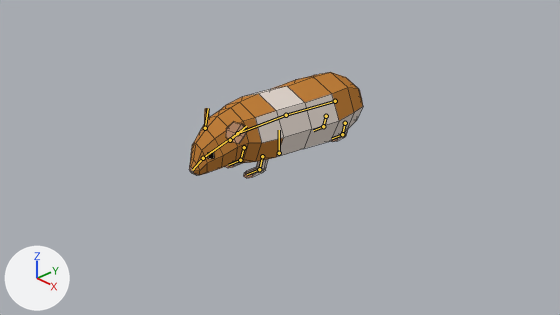
The Blender file Assets/Art/3D/Hamster/Hamster_Blender.blend as it was, and as the next commit left it.
Rendered twice from the file's camera 'Camera'. The axes (+X, +Y, +Z) are drawn at lower left. The lights are the same throughout. The first picture is the older version. The bones that bend it are drawn over the model as lines. Mesh edges are drawn as thin lines.

In view in the first picture: 'Mesh_Hamster'.
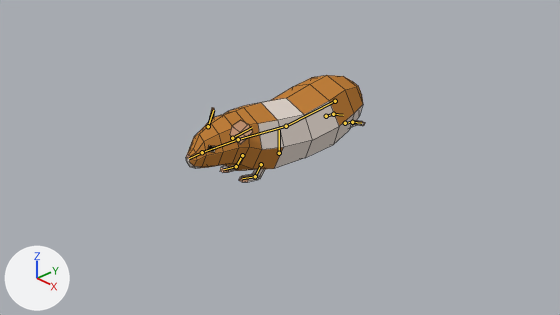
The newer file adds an action. The first version stands in its rest pose; the second is drawn at frame 1 of the action 'Hamster_Slide'.

Where the change shows, as pixel boxes (x1, y1, x2, y2) in the pictures (560 x 315 px):
'Mesh_Hamster', posed: before (189, 72, 363, 178); after (186, 75, 365, 182)
bone 'Hip', root to tip: before (335, 101) to (286, 115); after (335, 101) to (286, 126)
bone 'Chest', root to tip: before (286, 115) to (237, 133); after (286, 126) to (238, 139)
bone 'FrontLeg.L', root to tip: before (262, 156) to (259, 169); after (261, 164) to (255, 176)
bone 'FrontFoot.L', root to tip: before (259, 169) to (247, 174); after (255, 176) to (242, 178)
bone 'FrontLeg.R', root to tip: before (244, 147) to (240, 160); after (242, 155) to (236, 166)
bone 'FrontFoot.R', root to tip: before (240, 160) to (228, 165); after (236, 166) to (224, 169)
bone 'Head', root to tip: before (237, 133) to (203, 158); after (238, 139) to (202, 152)
bone 'Nose', root to tip: before (203, 158) to (192, 170); after (202, 152) to (189, 158)
bone 'BackLeg.L', root to tip: before (345, 123) to (342, 134); after (345, 123) to (352, 122)
bone 'BackFoot.L', root to tip: before (342, 134) to (332, 138); after (352, 122) to (361, 123)
bone 'BackLeg.R', root to tip: before (326, 116) to (323, 126); after (326, 116) to (333, 114)
bone 'BackFoot.R', root to tip: before (323, 126) to (313, 130); after (333, 114) to (343, 115)

The change in detail:
Bone 'Hip' (bone_hip) turns from (0, 0, 0) to (10, 0, 0) degrees about its own x, y and z.
Bone 'Chest' (bone_chest) turns from (0, 0, 0) to (-15, 0, 0) degrees about its own x, y and z.
Bone 'FrontLeg.L' (bone_frontleg_l) turns from (0, 0, 0) to (-3, -1, -15) degrees about its own x, y and z.
Bone 'FrontFoot.L' (bone_frontfoot_l) turns from (0, 0, 0) to (2, -1, 10) degrees about its own x, y and z.
Bone 'FrontLeg.R' (bone_frontleg_r) turns from (0, 0, 0) to (-3, 1, 15) degrees about its own x, y and z.
Bone 'FrontFoot.R' (bone_frontfoot_r) turns from (0, 0, 0) to (3, 1, -12) degrees about its own x, y and z.
Bone 'Head' (bone_head) turns from (0, 0, 0) to (-11, 0, 0) degrees about its own x, y and z.
Bone 'Nose' (bone_nose) turns from (0, 0, 0) to (-9, 0, 0) degrees about its own x, y and z.
Bone 'BackLeg.L' (bone_backleg_l) turns from (0, 0, 0) to (15, -11, 93) degrees about its own x, y and z.
Bone 'BackFoot.L' (bone_backfoot_l) turns from (0, 0, 0) to (10, -8, 62) degrees about its own x, y and z.
Bone 'BackLeg.R' (bone_backleg_r) turns from (0, 0, 0) to (15, 12, -98) degrees about its own x, y and z.
Bone 'BackFoot.R' (bone_backfoot_r) turns from (0, 0, 0) to (10, 7, -58) degrees about its own x, y and z.
